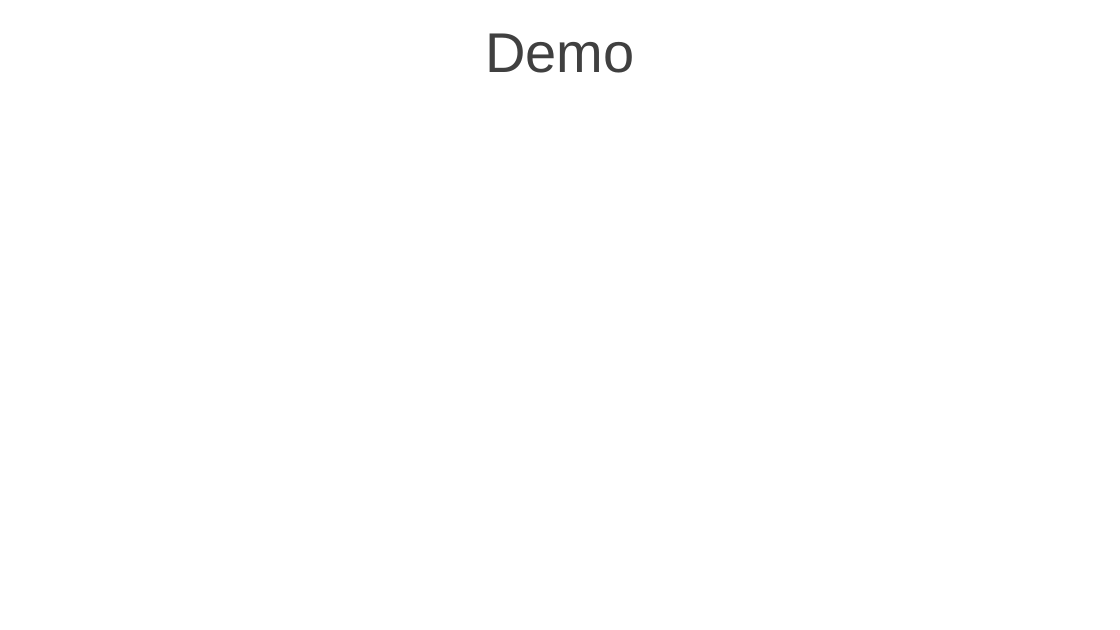
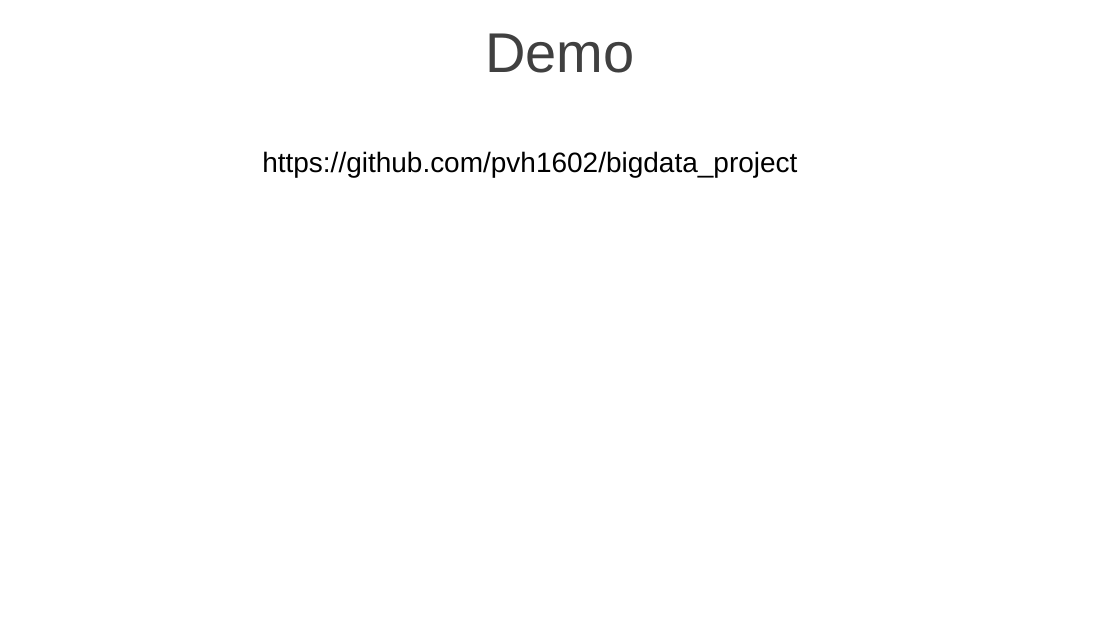
Before and after one commit to huyhnvh/big_data_project, a slide deck: slide 6 of LTVXLDLL.pptx. Drawn at 1120x630 pixels with LibreOffice and Linux fonts; fonts in the diff are those of the drawing; background and template pictures are left out. Boxes give left, top, right and bottom in pixels: in the first picture for what was removed or moved away, otherwise in the second. Text is boxed around its words. In the diff, an @@ line names an element or a change of style, - is before the commit and + after.

```diff
--- a/LTVXLDLL.pptx
+++ b/LTVXLDLL.pptx
@@ text added at box(262, 151, 797, 177), 18 pt, text #000000 @@
+https://github.com/pvh1602/bigdata_project
```
Also in this commit, not shown: 1 other slide changed.
